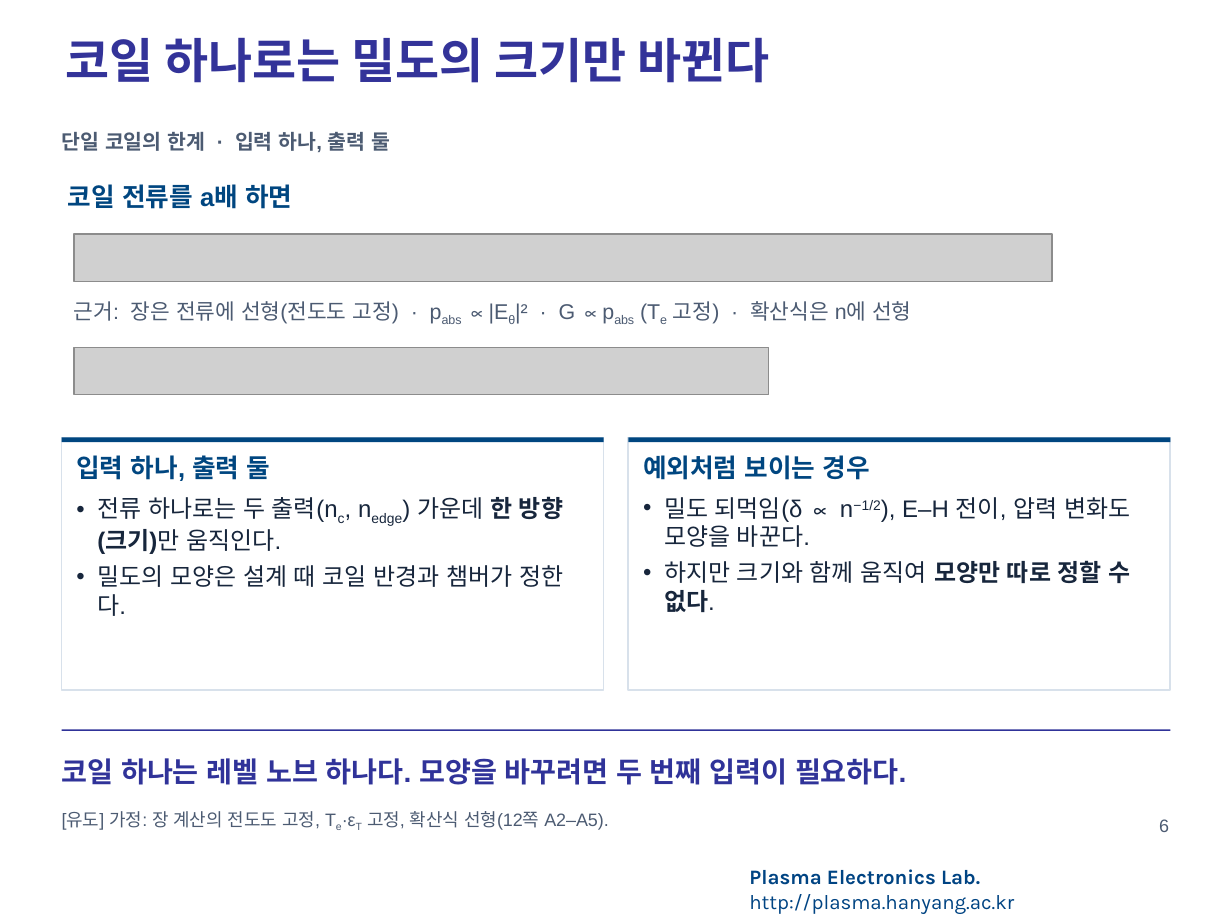
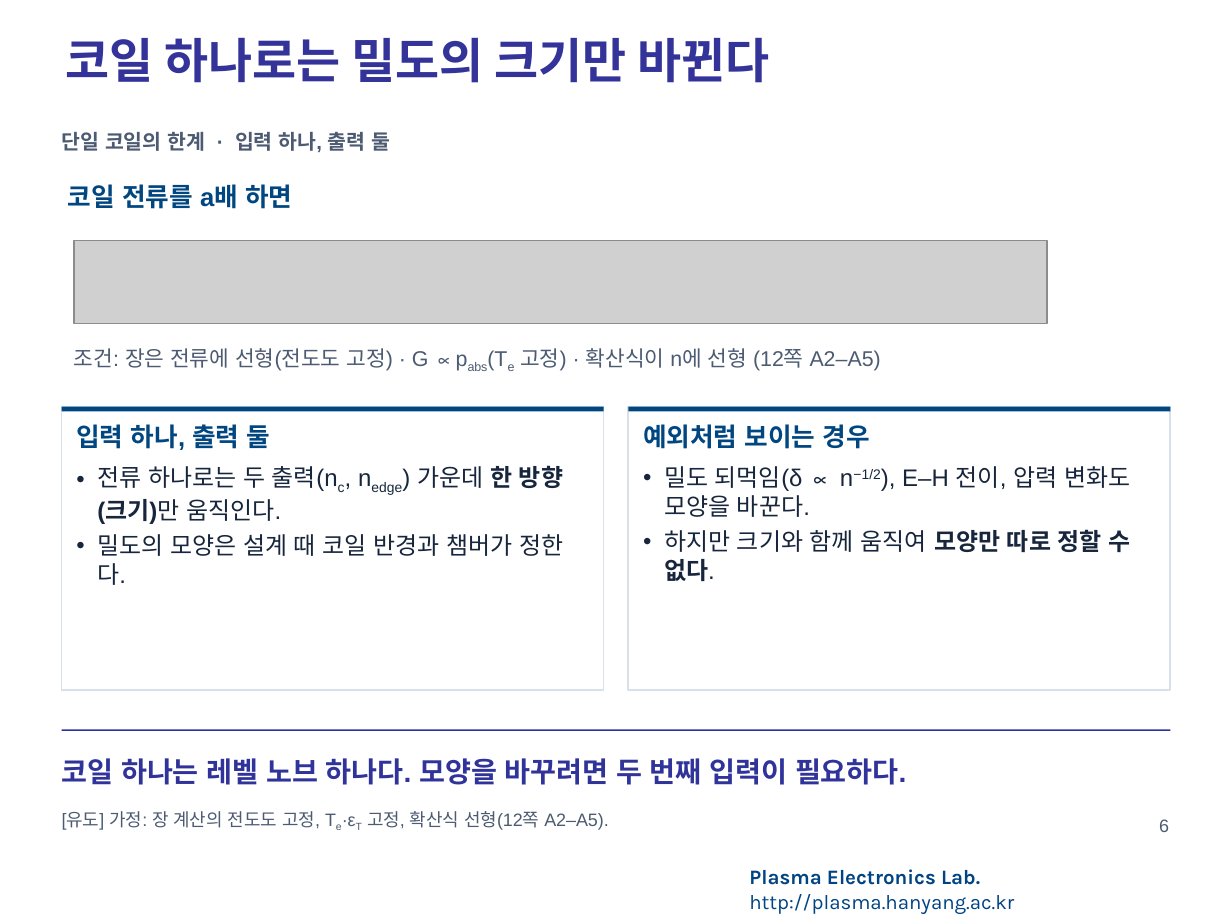
Before and after one commit to garlicjam-pyo/plasma, a slide deck: slide 6 of presentations/1차발표_재구성판.pptx. Drawn at 1232x924 pixels with LibreOffice and Linux fonts; fonts in the diff are those of the drawing; grey boxes stand for pictures; background and template pictures are left out. Boxes give left, top, right and bottom in pixels: in the first picture for what was removed or moved away, otherwise in the second. Text is boxed around its words. In the diff, an @@ line names an element or a change of style, - is before the commit and + after.

```diff
--- a/presentations/1차발표_재구성판.pptx
+++ b/presentations/1차발표_재구성판.pptx
@@ picture resized from (x1=74, y1=234, x2=1052, y2=281) to (x1=74, y1=240, x2=1047, y2=324) @@
@@ text at (x1=74, y1=348, x2=881, y2=371): text changed @@
-근거: 장은 전류에 선형(전도도 고정) · pabs ∝ |Eθ|² · G ∝ pabs (Te 고정) · 확산식은 n에 선형
+조건: 장은 전류에 선형(전도도 고정) · G ∝ pabs(Te 고정) · 확산식이 n에 선형 (12쪽 A2–A5)
@@ picture removed at (x1=74, y1=347, x2=769, y2=394) @@
@@ rectangle "입력 하나, 출력 둘" resized from (x1=62, y1=437, x2=604, y2=690) to (x1=62, y1=407, x2=604, y2=690) @@
@@ rectangle moved from (x1=62, y1=437, x2=604, y2=442) to (x1=62, y1=407, x2=604, y2=411) @@
@@ rectangle "예외처럼 보이는 경우" resized from (x1=628, y1=437, x2=1170, y2=690) to (x1=628, y1=407, x2=1170, y2=690) @@
@@ rectangle moved from (x1=628, y1=437, x2=1170, y2=442) to (x1=628, y1=407, x2=1170, y2=411) @@
```
Also in this commit, not shown: 18 other slides changed, 5 slides added, 21 other files.
